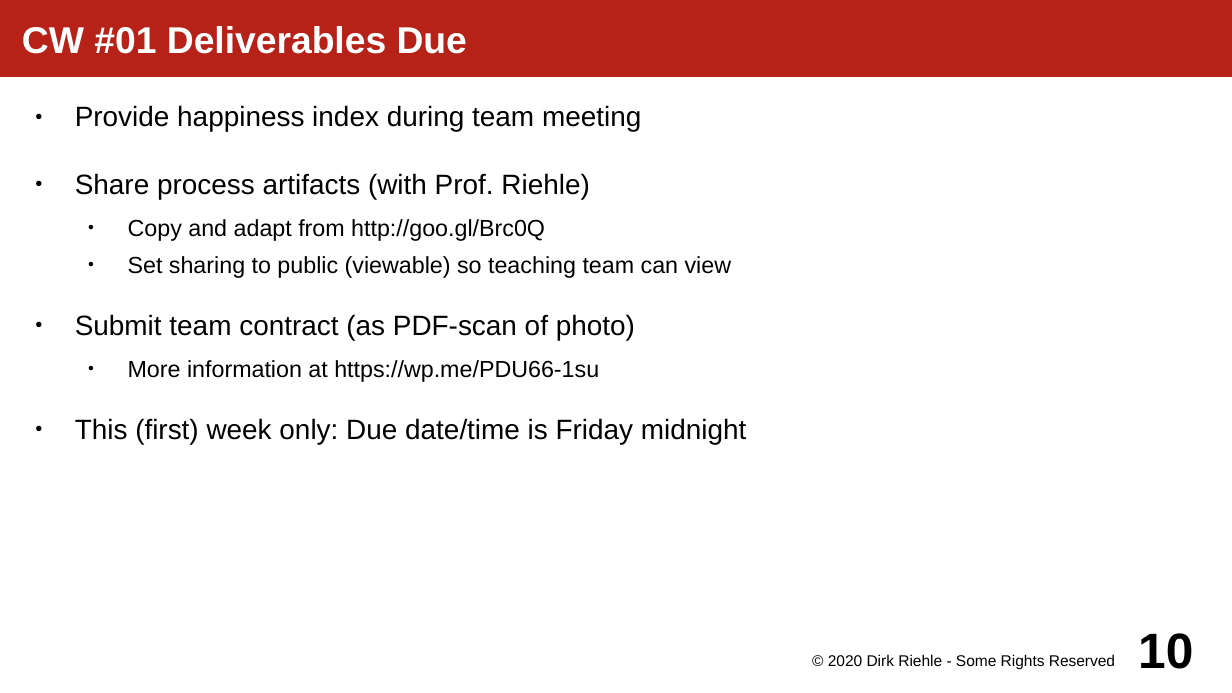
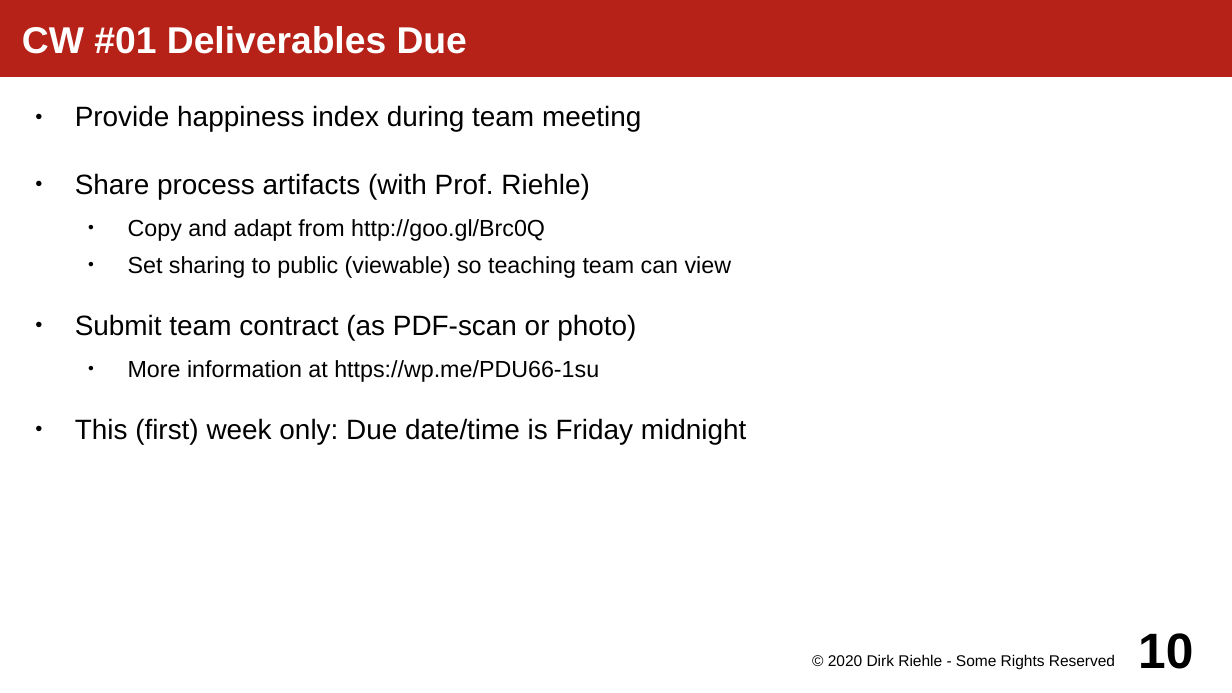
Before and after one commit to dirkriehle/amos-course, a slide deck: slide 10 of Lecture slides/AMOS A02 - Course Schedule.odp. Drawn at 1232x693 pixels with LibreOffice and Linux fonts; fonts in the diff are those of the drawing. Boxes give left, top, right and bottom in pixels: in the first picture for what was removed or moved away, otherwise in the second. Text is boxed around its words. In the diff, an @@ line names an element or a change of style, - is before the commit and + after.

```diff
--- a/Lecture slides/AMOS A02 - Course Schedule.odp
+++ b/Lecture slides/AMOS A02 - Course Schedule.odp
@@ text at [75, 314, 636, 340]: text changed @@
-● Submit team contract (as PDF-scan of photo)
+● Submit team contract (as PDF-scan or photo)
```
Also in this commit, not shown: 4 other files.
